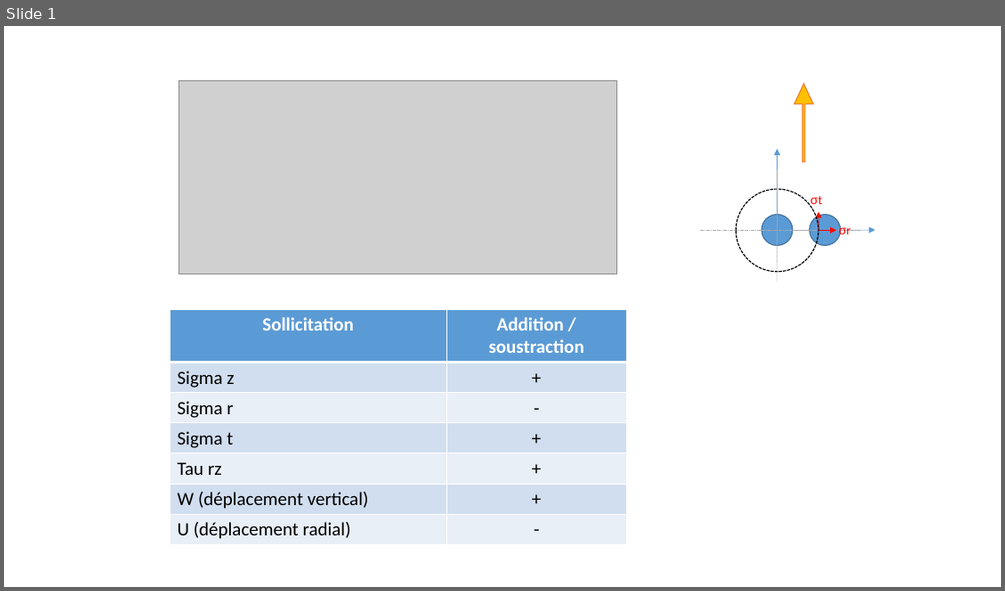
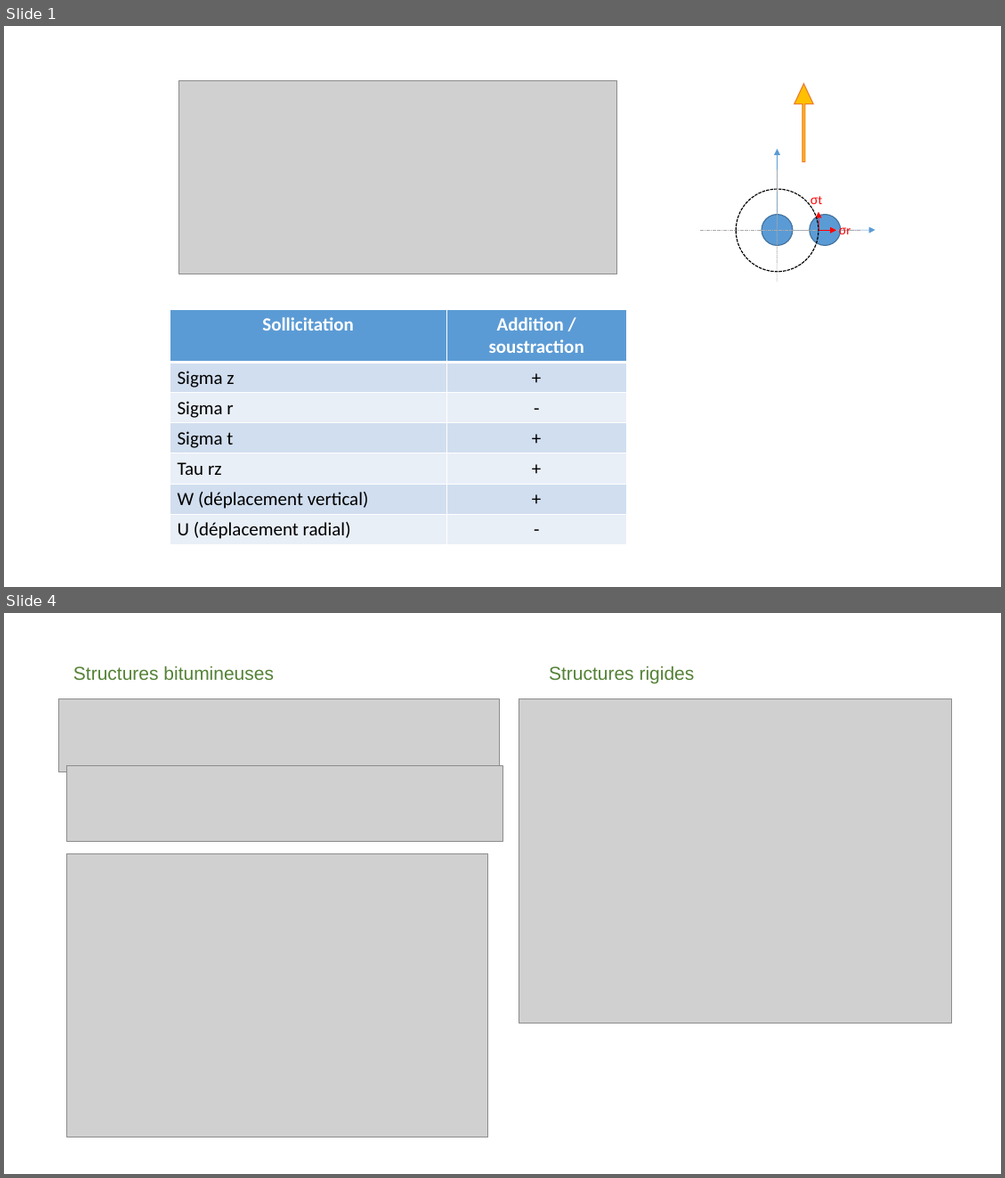
Before and after one commit to FredDuhart/PyAlize, a slide deck: docs/principes_burmister.pptx. Shown one above the other, each under a label of ours: slide 1 before the commit, slides 1 and 4 after it; the slides between them are not shown. The pictures are 1005x591 and 1005x1178 pixels, drawn with LibreOffice and Linux fonts; fonts in the diff are those of the drawing; grey boxes stand for pictures. Boxes give left, top, right and bottom in pixels: in the first picture for what was removed or moved away, otherwise in the second. Text is boxed around its words. In the diff, an @@ line names an element or a change of style, - is before the commit and + after.

```diff
--- a/docs/principes_burmister.pptx
+++ b/docs/principes_burmister.pptx
@@ slide 4 added at [4,613,1001,1174], background #FFFFFF @@
@@ text added at [73,666,274,680], 18 pt, text #548235 @@
+Structures bitumineuses
@@ text added at [549,666,695,683], 18 pt, text #548235 @@
+Structures rigides
@@ picture added at [58,699,500,771] @@
@@ picture added at [519,699,952,1022] @@
@@ picture added at [67,765,502,841] @@
@@ picture added at [67,854,488,1137] @@
```
Also in this commit, not shown: 2 other slides added, 10 other files.
